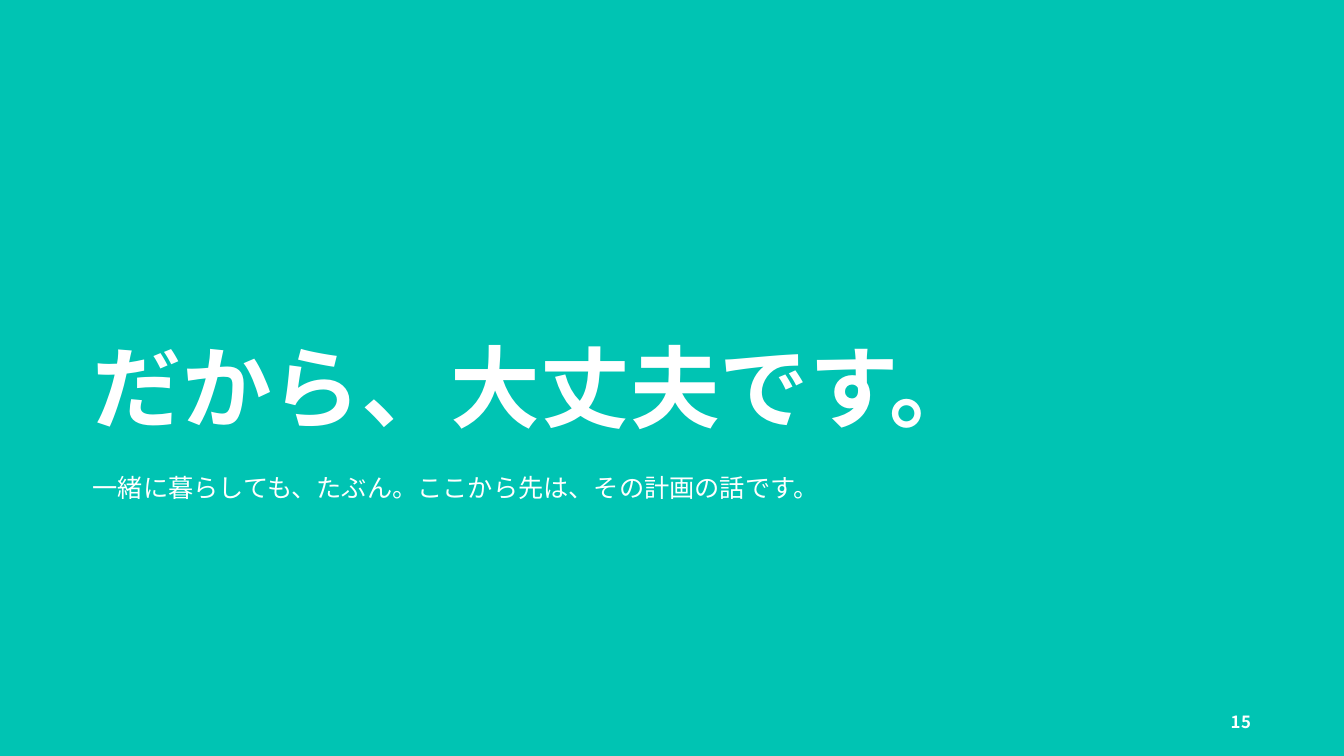
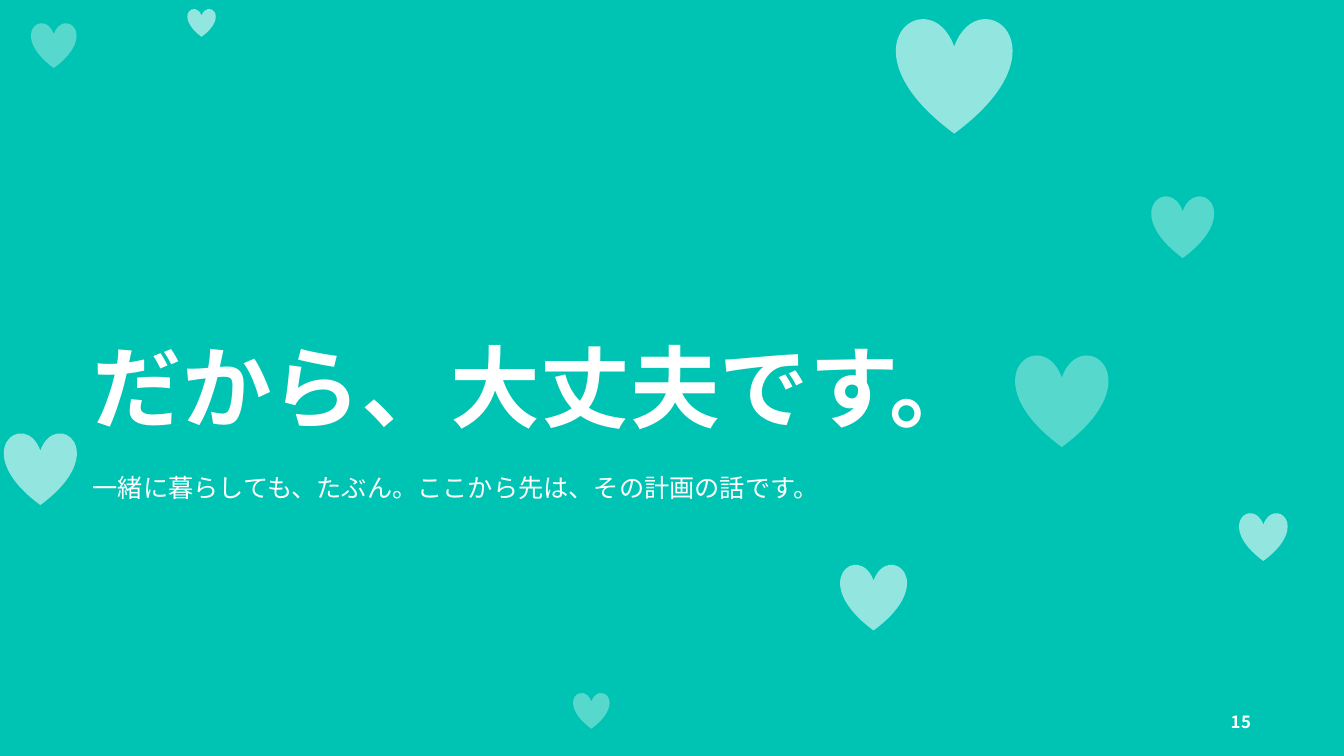
Before and after one commit to ayaka1933-glitch/portfolio, a slide deck: slide 15 of proposal/ふたりの計画のご提案.pptx. Drawn at 1344x756 pixels with LibreOffice and Linux fonts; fonts in the diff are those of the drawing. Boxes give left, top, right and bottom in pixels: in the first picture for what was removed or moved away, otherwise in the second. Text is boxed around its words. In the diff, an @@ line names an element or a change of style, - is before the commit and + after.

```diff
--- a/proposal/ふたりの計画のご提案.pptx
+++ b/proposal/ふたりの計画のご提案.pptx
@@ heart added at box(31, 23, 77, 69), fill #56D8CC @@
@@ heart added at box(188, 9, 216, 37), fill #93E6DF @@
@@ heart added at box(896, 17, 1012, 133), fill #93E6DF @@
@@ heart added at box(1151, 196, 1214, 258), fill #56D8CC @@
@@ heart added at box(1015, 355, 1108, 448), fill #56D8CC @@
@@ heart added at box(4, 433, 77, 505), fill #93E6DF @@
@@ heart added at box(1239, 512, 1288, 561), fill #93E6DF @@
@@ heart added at box(841, 564, 907, 630), fill #93E6DF @@
@@ heart added at box(574, 693, 610, 729), fill #56D8CC @@
```
Also in this commit, not shown: 4 other slides changed, 3 other files.
